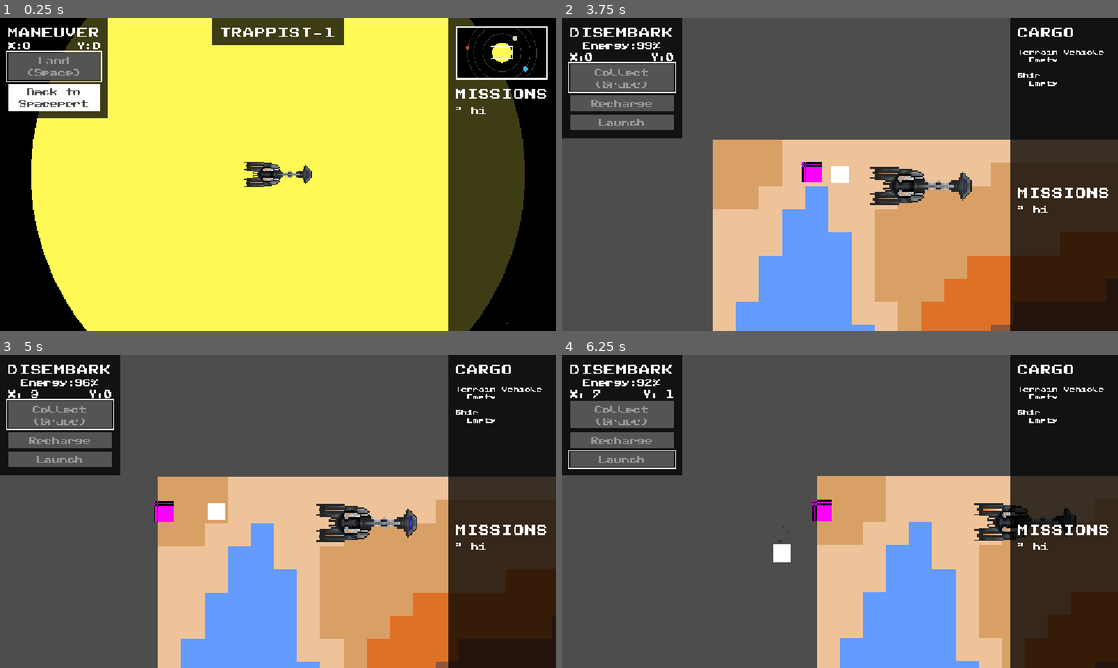
Above: before the commit, frames 1-4 (two rows, left to right).
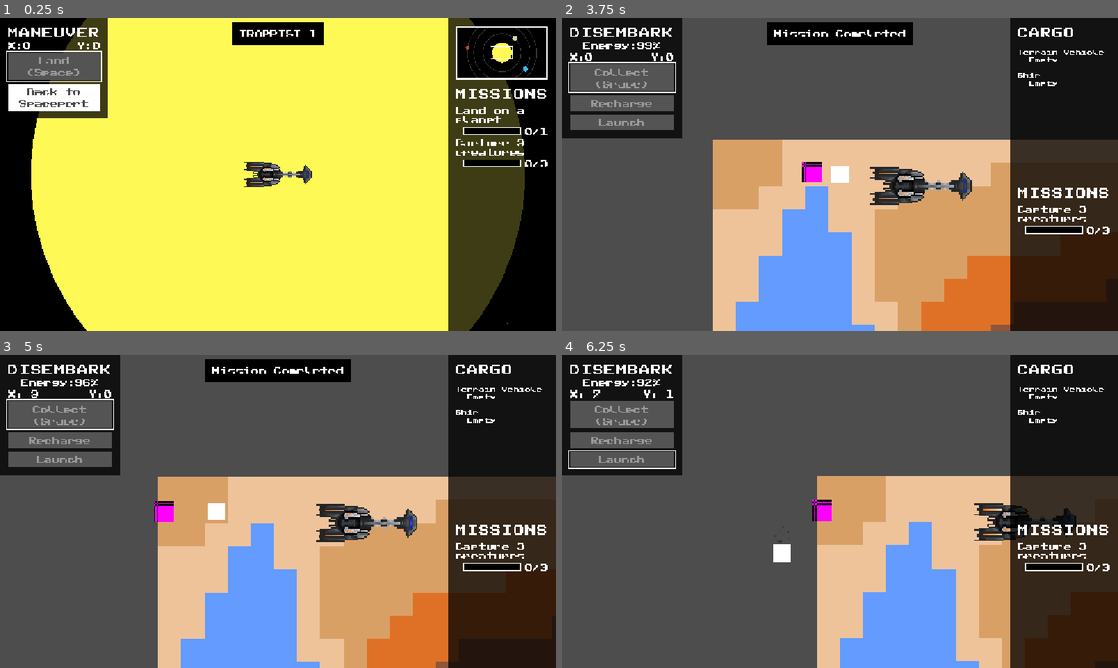
Above: after the commit, the same moments.

Repository: late-parrot/tsa-video-game-design-2026
Game: Godot game, scene res://scenes/main.tscn
The game is run twice, just before and just after one commit, with the same random seed, the same clock (stepped at 60 frames per second) and the same inputs.
Inputs (mouse positions are in pixels of both pictures, inside the frame that each line leads up to):
- Up to frame 1 (0.25 s): no input
- Up to frame 2 (3.75 s): click "Back to Spaceport" at 0.5 s; move the mouse to (962, 158) at 1.27 s; hold D (right) 1.28-2.03 s; click (962, 158) at 1.35 s; move the mouse to (728, 190) at 2.02 s; hold S (down) 2.03-2.78 s; tap 0 at 2.1 s; click (728, 190) at 2.17 s; move the mouse to (895, 105) at 2.77 s; hold D (right) 2.78-3.53 s; tap 1 at 2.85 s; click (895, 105) at 2.92 s; move the mouse to (812, 237) at 3.52 s; hold Up (shoot_up) from 3.53 s (still down); tap 2 at 3.6 s; click (812, 237) at 3.67 s
- Up to frame 3 (5 s): move the mouse to (444, 558) at 4.27 s; release Up (shoot_up) at 4.28 s; hold A (left) from 4.28 s (still down); tap 3 at 4.35 s; click (444, 558) at 4.42 s; tap Enter (ui_accept) at 4.52 s
- Up to frame 4 (6.25 s): move the mouse to (673, 464) at 5.02 s; tap 4 at 5.1 s; click (673, 464) at 5.17 s; tap Enter (ui_accept) at 5.27 s; move the mouse to (867, 511) at 5.77 s; release A (left) at 5.78 s; hold S (down) from 5.78 s (still down); tap 5 at 5.85 s; click (867, 511) at 5.92 s

The runs differ from the first frame. In frame 1, 2.9% of the frame differs, in the area x 38-99%, y 0-48%; in frame 2, 2.4%; in frame 3, 2.4%; in frame 4, 0.5%.

Commit message:
Basic Mission System
No rewards yet

Diff:
--- a/resources/theme.tres
+++ b/resources/theme.tres
@@ -100,9 +100,15 @@
 content_margin_top = 4.0
 content_margin_right = 4.0
 content_margin_bottom = 4.0
-bg_color = Color(0.21568628, 0.21568628, 0.21568628, 1)
+bg_color = Color(0, 0, 0, 1)
+border_width_left = 2
+border_width_top = 2
+border_width_right = 2
+border_width_bottom = 2
+border_color = Color(1, 1, 1, 1)
 
 [sub_resource type="StyleBoxFlat" id="StyleBoxFlat_lbyuf"]
+bg_color = Color(1, 1, 1, 1)
 
 [sub_resource type="StyleBoxEmpty" id="StyleBoxEmpty_d4nwg"]
 
@@ -202,6 +208,7 @@
 MarginContainer/constants/margin_right = 16
 MarginContainer/constants/margin_top = 16
 PanelContainer/styles/panel = SubResource("StyleBoxFlat_7ct1h")
+ProgressBar/constants/outline_size = 8
 ProgressBar/styles/background = SubResource("StyleBoxFlat_j5sbq")
 ProgressBar/styles/fill = SubResource("StyleBoxFlat_lbyuf")
 TabContainer/styles/tab_focus = SubResource("StyleBoxEmpty_d4nwg")
--- a/scenes/disembark/overlay.tscn
+++ b/scenes/disembark/overlay.tscn
@@ -19,6 +19,9 @@
 
 [sub_resource type="LabelSettings" id="LabelSettings_uhruh"]
 font_size = 24
+
+[sub_resource type="StyleBoxFlat" id="StyleBoxFlat_3crnf"]
+bg_color = Color(0, 0, 0, 1)
 
 [sub_resource type="LabelSettings" id="LabelSettings_3mvk4"]
 font_color = Color(1, 0.29411766, 0.29411766, 1)
@@ -180,11 +183,36 @@
 label_settings = SubResource("LabelSettings_uhruh")
 uppercase = true
 
-[node name="Missions" type="RichTextLabel" parent="Container2/MarginContainer/VBoxContainer/VBoxContainer"]
-unique_name_in_owner = true
-layout_mode = 2
-size_flags_vertical = 3
-text = "* hi"
+[node name="Missions" type="VBoxContainer" parent="Container2/MarginContainer/VBoxContainer/VBoxContainer"]
+unique_name_in_owner = true
+layout_mode = 2
+size_flags_vertical = 3
+
+[node name="Mission" type="VBoxContainer" parent="Container2/MarginContainer/VBoxContainer/VBoxContainer/Missions"]
+unique_name_in_owner = true
+visible = false
+layout_mode = 2
+
+[node name="Name" type="Label" parent="Container2/MarginContainer/VBoxContainer/VBoxContainer/Missions/Mission"]
+custom_minimum_size = Vector2(1, 0)
+layout_mode = 2
+text = "Name"
+autowrap_mode = 3
+
+[node name="HBox" type="HBoxContainer" parent="Container2/MarginContainer/VBoxContainer/VBoxContainer/Missions/Mission"]
+layout_mode = 2
+
+[node name="ProgressBar" type="ProgressBar" parent="Container2/MarginContainer/VBoxContainer/VBoxContainer/Missions/Mission/HBox"]
+custom_minimum_size = Vector2(120, 16)
+layout_mode = 2
+size_flags_horizontal = 10
+max_value = 1.0
+step = 0.0
+show_percentage = false
+
+[node name="Progress" type="Label" parent="Container2/MarginContainer/VBoxContainer/VBoxContainer/Missions/Mission/HBox"]
+layout_mode = 2
+text = "0/1"
 
 [node name="LowEnergyBanner" type="PanelContainer" parent="."]
 unique_name_in_owner = true
@@ -198,6 +226,7 @@
 offset_right = 232.0
 offset_bottom = 75.0
 grow_horizontal = 2
+theme_override_styles/panel = SubResource("StyleBoxFlat_3crnf")
 
 [node name="MarginContainer" type="MarginContainer" parent="LowEnergyBanner"]
 layout_mode = 2
@@ -208,26 +237,6 @@
 if energy is depleted!"
 label_settings = SubResource("LabelSettings_3mvk4")
 
-[node name="CargoMovedBanner" type="PanelContainer" parent="."]
-unique_name_in_owner = true
-visible = false
-layout_mode = 1
-anchors_preset = 5
-anchor_left = 0.5
-anchor_right = 0.5
-offset_left = -104.0
-offset_top = 8.0
-offset_right = 104.0
-offset_bottom = 56.0
-grow_horizontal = 2
-
-[node name="MarginContainer" type="MarginContainer" parent="CargoMovedBanner"]
-layout_mode = 2
-
-[node name="Label" type="Label" parent="CargoMovedBanner/MarginContainer"]
-layout_mode = 2
-text = "Cargo Moved"
-
 [connection signal="pressed" from="Container/MarginContainer/VBoxContainer/Collect" to="." method="_on_collect_pressed"]
 [connection signal="pressed" from="Container/MarginContainer/VBoxContainer/Recharge" to="." method="_on_recharge_pressed"]
 [connection signal="pressed" from="Container/MarginContainer/VBoxContainer/Launch" to="." method="_on_launch_pressed"]
--- /dev/null
+++ b/scenes/global_overlay.tscn
@@ -0,0 +1,63 @@
+[gd_scene load_steps=5 format=3 uid="uid://cjv0qlm8ckfh5"]
+
+[ext_resource type="Theme" uid="uid://di0u5lyy4etar" path="res://resources/theme.tres" id="1_g8x2p"]
+[ext_resource type="Script" uid="uid://ch7otuavs2pr2" path="res://scripts/global_overlay.gd" id="1_lgtdy"]
+
+[sub_resource type="StyleBoxFlat" id="StyleBoxFlat_g8x2p"]
+bg_color = Color(0, 0, 0, 1)
+
+[sub_resource type="StyleBoxFlat" id="StyleBoxFlat_ppdvm"]
+bg_color = Color(0, 0, 0, 1)
+
+[node name="GlobalOverlay" type="Control"]
+layout_mode = 3
+anchors_preset = 15
+anchor_right = 1.0
+anchor_bottom = 1.0
+grow_horizontal = 2
+grow_vertical = 2
+mouse_filter = 2
+theme = ExtResource("1_g8x2p")
+script = ExtResource("1_lgtdy")
+
+[node name="MissionCompletedBanner" type="PanelContainer" parent="."]
+unique_name_in_owner = true
+visible = false
+layout_mode = 1
+anchors_preset = 5
+anchor_left = 0.5
+anchor_right = 0.5
+offset_left = -104.0
+offset_top = 8.0
+offset_right = 104.0
+offset_bottom = 56.0
+grow_horizontal = 2
+theme_override_styles/panel = SubResource("StyleBoxFlat_g8x2p")
+
+[node name="MarginContainer" type="MarginContainer" parent="MissionCompletedBanner"]
+layout_mode = 2
+
+[node name="Label" type="Label" parent="MissionCompletedBanner/MarginContainer"]
+layout_mode = 2
+text = "Mission Completed"
+
+[node name="CargoMovedBanner" type="PanelContainer" parent="."]
+unique_name_in_owner = true
+visible = false
+layout_mode = 1
+anchors_preset = 5
+anchor_left = 0.5
+anchor_right = 0.5
+offset_left = -104.0
+offset_top = 8.0
+offset_right = 104.0
+offset_bottom = 56.0
+grow_horizontal = 2
+theme_override_styles/panel = SubResource("StyleBoxFlat_ppdvm")
+
+[node name="MarginContainer" type="MarginContainer" parent="CargoMovedBanner"]
+layout_mode = 2
+
+[node name="Label" type="Label" parent="CargoMovedBanner/MarginContainer"]
+layout_mode = 2
+text = "Cargo Moved"
--- a/scenes/main.tscn
+++ b/scenes/main.tscn
@@ -1,6 +1,13 @@
-[gd_scene load_steps=2 format=3 uid="uid://b3gh8l0hv0i6g"]
+[gd_scene load_steps=3 format=3 uid="uid://b3gh8l0hv0i6g"]
 
 [ext_resource type="Script" uid="uid://cvrov4tcobpve" path="res://scripts/main.gd" id="1_0wfyh"]
+[ext_resource type="PackedScene" uid="uid://cjv0qlm8ckfh5" path="res://scenes/global_overlay.tscn" id="2_0wfyh"]
 
 [node name="Main" type="Node2D"]
 script = ExtResource("1_0wfyh")
+
+[node name="UI" type="CanvasLayer" parent="."]
+layer = 2
+
+[node name="GlobalOverlay" parent="UI" instance=ExtResource("2_0wfyh")]
+unique_name_in_owner = true
--- a/scenes/maneuver/overlay.tscn
+++ b/scenes/maneuver/overlay.tscn
@@ -24,8 +24,8 @@
 border_width_bottom = 24
 border_color = Color(1, 1, 1, 1)
 
-[sub_resource type="LabelSettings" id="LabelSettings_qg02t"]
-font_size = 24
+[sub_resource type="StyleBoxFlat" id="StyleBoxFlat_rv0fn"]
+bg_color = Color(0, 0, 0, 1)
 
 [node name="ManeuverOverlay" type="Control"]
 layout_mode = 3
@@ -111,11 +111,36 @@
 label_settings = SubResource("LabelSettings_7gthf")
 uppercase = true
 
-[node name="Missions" type="RichTextLabel" parent="Container2/MarginContainer/VBoxContainer"]
+[node name="Missions" type="VBoxContainer" parent="Container2/MarginContainer/VBoxContainer"]
 unique_name_in_owner = true
 layout_mode = 2
 size_flags_vertical = 3
-text = "* hi"
+
+[node name="Mission" type="VBoxContainer" parent="Container2/MarginContainer/VBoxContainer/Missions"]
+unique_name_in_owner = true
+visible = false
+layout_mode = 2
+
+[node name="Name" type="Label" parent="Container2/MarginContainer/VBoxContainer/Missions/Mission"]
+custom_minimum_size = Vector2(1, 0)
+layout_mode = 2
+text = "Name"
+autowrap_mode = 3
+
+[node name="HBox" type="HBoxContainer" parent="Container2/MarginContainer/VBoxContainer/Missions/Mission"]
+layout_mode = 2
+
+[node name="ProgressBar" type="ProgressBar" parent="Container2/MarginContainer/VBoxContainer/Missions/Mission/HBox"]
+custom_minimum_size = Vector2(120, 16)
+layout_mode = 2
+size_flags_horizontal = 10
+max_value = 1.0
+step = 0.0
+show_percentage = false
+
+[node name="Progress" type="Label" parent="Container2/MarginContainer/VBoxContainer/Missions/Mission/HBox"]
+layout_mode = 2
+text = "0/1"
 
 [node name="PanelContainer" type="PanelContainer" parent="."]
 layout_mode = 1
@@ -149,10 +174,12 @@
 anchors_preset = 5
 anchor_left = 0.5
 anchor_right = 0.5
-offset_left = -64.0
-offset_right = 64.0
+offset_left = -48.0
+offset_top = 8.0
+offset_right = 48.0
 offset_bottom = 56.0
 grow_horizontal = 2
+theme_override_styles/panel = SubResource("StyleBoxFlat_rv0fn")
 
 [node name="MarginContainer" type="MarginContainer" parent="NameBanner"]
 layout_mode = 2
@@ -160,7 +187,6 @@
 [node name="Label" type="Label" parent="NameBanner/MarginContainer"]
 layout_mode = 2
 text = "NAME"
-label_settings = SubResource("LabelSettings_qg02t")
 horizontal_alignment = 1
 
 [connection signal="pressed" from="Container/MarginContainer/VBoxContainer/Land" to="." method="_on_land_pressed"]
--- a/scripts/disembark/overlay.gd
+++ b/scripts/disembark/overlay.gd
@@ -26,6 +26,18 @@
 			d = false
 	%Collect.disabled = d
 
+	for m in %Missions.get_children():
+		if m.visible: m.queue_free()
+	for m in Game.missions:
+		var node = %Mission.duplicate()
+		node.visible = true
+		node.get_node("Name").set_text(m.name)
+		var pb = node.get_node("HBox/ProgressBar")
+		pb.max_value = m.required
+		pb.value = m.progress
+		node.get_node("HBox/Progress").set_text(str(m.progress)+"/"+str(m.required))
+		%Missions.add_child(node)
+
 func set_xy(x: int, y: int) -> void:
 	%X.text = "X:"+str(x)
 	%Y.text = "Y:"+str(y)
@@ -47,17 +59,13 @@
 	%Launch.disabled = true
 	%Recharge.disabled = true
 
-func show_cargo_moved() -> void:
-	%CargoMovedBanner.visible = true
-	await get_tree().create_timer(2).timeout
-	%CargoMovedBanner.visible = false
-
 func _on_launch_pressed() -> void:
 	disembark.launch()
+	Game.main.overlay.show_cargo_moved()
 
 func _on_recharge_pressed() -> void:
 	disembark.recharge()
-	show_cargo_moved()
+	Game.main.overlay.show_cargo_moved()
 
 func add_collectible(collectible, id: String) -> void:
 	collectibles.append({"id":id, "node":collectible})
@@ -78,5 +86,10 @@
 		Game.vehicle_cargo[n] += 1
 	else:
 		Game.vehicle_cargo[n] = 1
+	for m in Game.missions:
+		if m.type == Mission.MissionType.COLLECT and \
+			(not m.criteria.has("type") or col["node"].get_script() == m.criteria["type"]) and \
+			(not m.criteria.has("id") or col["id"] == m.criteria["id"]):
+				m.progress += 1
 	collectibles.erase(col)
 	col["node"].queue_free()
--- a/scripts/game.gd
+++ b/scripts/game.gd
@@ -3,9 +3,16 @@
 var names = {
 	"debug": "Debug"
 }
-
 var ship_cargo = {}
 var vehicle_cargo = {}
+var missions = [
+	Mission.new("Land on a planet", Mission.MissionType.LAND, 1),
+	Mission.new("Capture 3 creatures", Mission.MissionType.COLLECT, 3, {
+		"type": preload("res://scripts/disembark/creature.gd")
+	})
+]
+
+@onready var main = $"/root/Main"
 
 func move_cargo() -> void:
 	for id in vehicle_cargo:
--- /dev/null
+++ b/scripts/global_overlay.gd
@@ -0,0 +1,11 @@
+extends Control
+
+func show_mission_completed() -> void:
+	%MissionCompletedBanner.visible = true
+	await get_tree().create_timer(2).timeout
+	%MissionCompletedBanner.visible = false
+
+func show_cargo_moved() -> void:
+	%CargoMovedBanner.visible = true
+	await get_tree().create_timer(2).timeout
+	%CargoMovedBanner.visible = false
--- a/scripts/main.gd
+++ b/scripts/main.gd
@@ -1,4 +1,6 @@
 class_name Main extends Node2D
+
+@onready var overlay = %GlobalOverlay
 
 var maneuver = preload("res://scenes/maneuver/maneuver.tscn").instantiate()
 
--- a/scripts/maneuver/maneuver.gd
+++ b/scripts/maneuver/maneuver.gd
@@ -17,6 +17,9 @@
 
 func land(planet: Planet) -> void:
 	player.velocity = Vector2.ZERO
+	for m in Game.missions:
+		if m.type == Mission.MissionType.LAND:
+			m.progress += 1
 	var main = get_parent()
 	var disembark = planet.create_disembark_scene()
 	main.add_child(disembark)
--- a/scripts/maneuver/overlay.gd
+++ b/scripts/maneuver/overlay.gd
@@ -1,6 +1,19 @@
 extends Control
 
 @onready var maneuver := $"../.."
+
+func _process(_delta: float) -> void:
+	for m in %Missions.get_children():
+		if m.visible: m.queue_free()
+	for m in Game.missions:
+		var node = %Mission.duplicate()
+		node.visible = true
+		node.get_node("Name").set_text(m.name)
+		var pb = node.get_node("HBox/ProgressBar")
+		pb.max_value = m.required
+		pb.value = m.progress
+		node.get_node("HBox/Progress").set_text(str(m.progress)+"/"+str(m.required))
+		%Missions.add_child(node)
 
 func set_xy(x: int, y: int) -> void:
 	%X.text = "X:"+str(x)
--- /dev/null
+++ b/scripts/mission.gd
@@ -0,0 +1,29 @@
+class_name Mission extends Object
+
+enum MissionType {
+	LAND, COLLECT
+}
+
+@export var name: String = "Mission"
+@export var type: MissionType = MissionType.LAND
+@export var required: int = 1
+@export var criteria: Dictionary[String, Variant] = {}
+
+signal complete
+
+var progress = 0:
+	set(v):
+		progress = v
+		if v >= required:
+			_complete()
+
+func _init(n: String, t: MissionType, r: int, c: Dictionary[String, Variant] = {}) -> void:
+	name = n
+	type = t
+	required = r
+	criteria = c
+
+func _complete() -> void:
+	Game.missions.erase(self)
+	Game.main.overlay.show_mission_completed()
+	emit_signal("complete")
Not shown: 1 places in scenes/disembark/overlay.tscn that only renumber resources
Not shown, added: scripts/global_overlay.gd.uid
Not shown, added: scripts/mission.gd.uid
